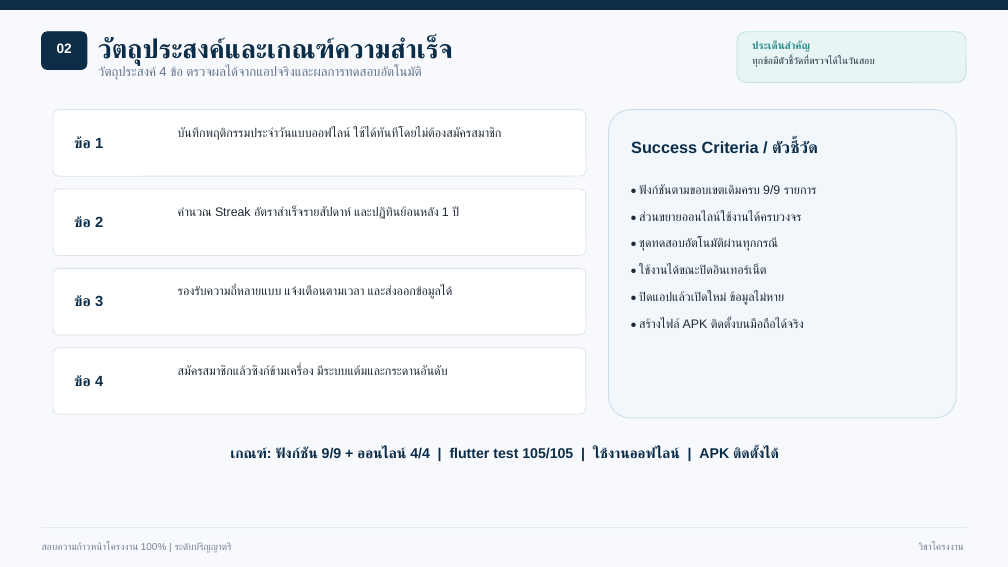
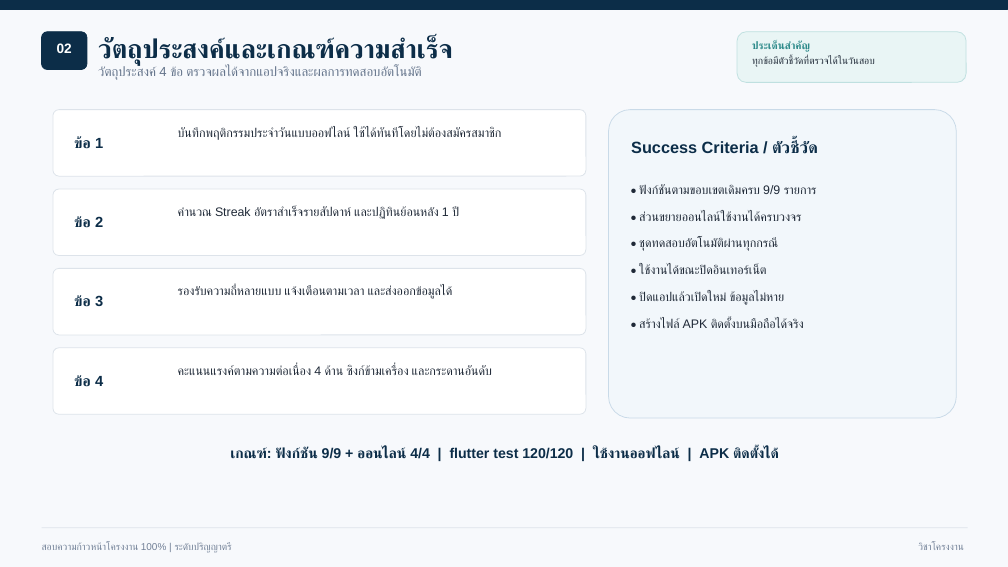
Before and after one commit to SuperMeteo/habit_tracker, a slide deck: slide 3 of docs/นำเสนอ100_HabitTracker.pptx. Drawn at 1008x567 pixels with LibreOffice and Linux fonts; fonts in the diff are those of the drawing. Boxes give left, top, right and bottom in pixels: in the first picture for what was removed or moved away, otherwise in the second. Text is boxed around its words. In the diff, an @@ line names an element or a change of style, - is before the commit and + after.

```diff
--- a/docs/นำเสนอ100_HabitTracker.pptx
+++ b/docs/นำเสนอ100_HabitTracker.pptx
@@ text at bbox=[178, 365, 492, 375]: text changed @@
-สมัครสมาชิกแล้วซิงก์ข้ามเครื่อง มีระบบแต้มและกระดานอันดับ
+คะแนนแรงค์ตามความต่อเนื่อง 4 ด้าน ซิงก์ข้ามเครื่อง และกระดานอันดับ
@@ text at bbox=[230, 447, 778, 463]: text changed @@
-เกณฑ์: ฟังก์ชัน 9/9 + ออนไลน์ 4/4 | flutter test 105/105 | ใช้งานออฟไลน์ | APK ติดตั้งได้
+เกณฑ์: ฟังก์ชัน 9/9 + ออนไลน์ 4/4 | flutter test 120/120 | ใช้งานออฟไลน์ | APK ติดตั้งได้
```
Also in this commit, not shown: 11 other slides changed, 1 slide added, 10 other files.
